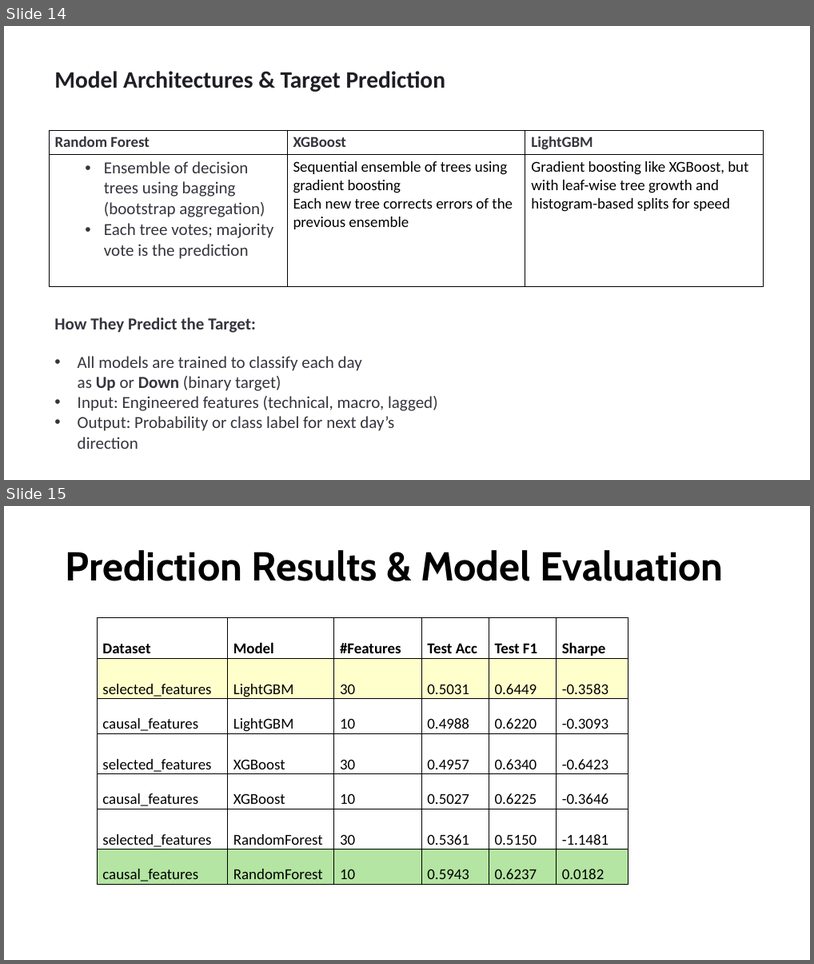
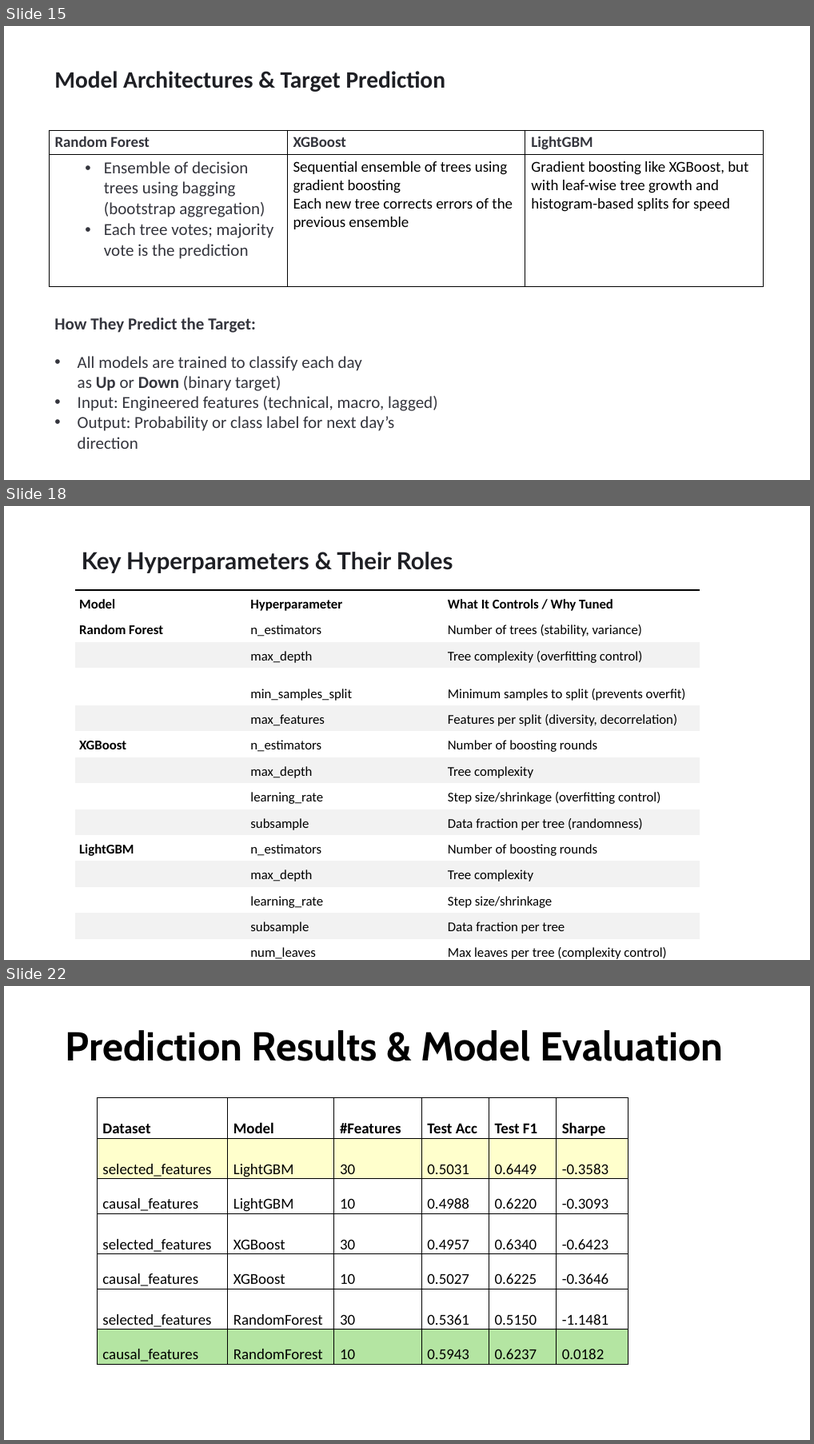
Before and after one commit to sjohny-uh/Causal_Inference_Project, a slide deck: Presentation/Causal_Inference_Presentation.pptx. Shown one above the other, each under a label of ours: slides 14 and 15 before the commit, slides 15, 18 and 22 after it; the slides between them are not shown. The pictures are 814x964 and 814x1444 pixels, drawn with LibreOffice and Linux fonts; fonts in the diff are those of the drawing. Boxes give left, top, right and bottom in pixels: in the first picture for what was removed or moved away, otherwise in the second. Text is boxed around its words. In the diff, an @@ line names an element or a change of style, - is before the commit and + after.

```diff
--- a/Presentation/Causal_Inference_Presentation.pptx
+++ b/Presentation/Causal_Inference_Presentation.pptx
@@ slide 18 added at [4, 506, 810, 960], background #FFFFFF @@
@@ text added at [82, 552, 454, 573], 28 pt, text #1E1F24, bold @@
+Key Hyperparameters & Their Roles
@@ table added at [75, 590, 700, 960], 14 rows, 3 columns @@
+Model | Hyperparameter | What It Controls / Why Tuned
+Random Forest | n_estimators | Number of trees (stability, variance)
+ | max_depth | Tree complexity (overfitting control)
+ | min_samples_split | Minimum samples to split (prevents overfit)
+ | max_features | Features per split (diversity, decorrelation)
+XGBoost | n_estimators | Number of boosting rounds
+ | max_depth | Tree complexity
+ | learning_rate | Step size/shrinkage (overfitting control)
+ | subsample | Data fraction per tree (randomness)
+LightGBM | n_estimators | Number of boosting rounds
+ | max_depth | Tree complexity
+ | learning_rate | Step size/shrinkage
+ | subsample | Data fraction per tree
+ | num_leaves | Max leaves per tree (complexity control)
@@ what was slide 14 is now slide 15 @@
@@ what was slide 15 is now slide 22 @@
```
Also in this commit, not shown: 5 other slides added, 2 other files.
